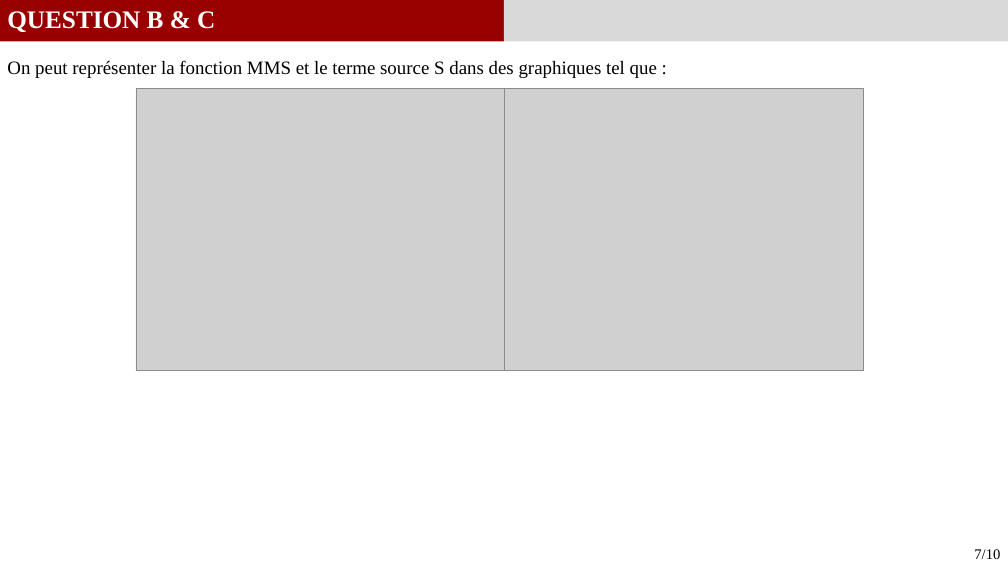
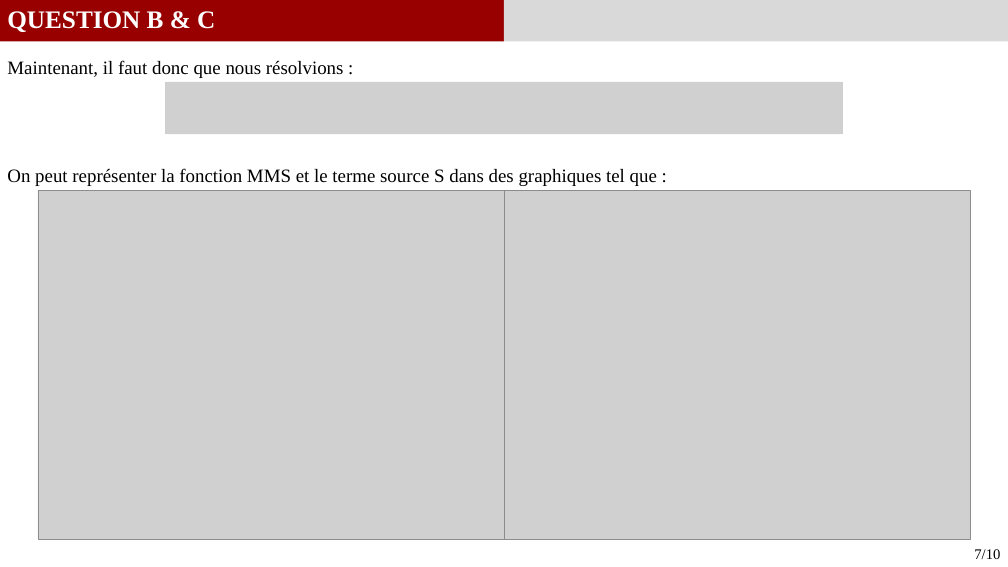
Before and after one commit to GauthierBRUNEL/MEC8211_devoir_2, a slide deck: slide 7 of doc/Rapport_Devoir2.pptx. Drawn at 1008x567 pixels with LibreOffice and Linux fonts; fonts in the diff are those of the drawing; grey boxes stand for pictures. Boxes give left, top, right and bottom in pixels: in the first picture for what was removed or moved away, otherwise in the second. Text is boxed around its words. In the diff, an @@ line names an element or a change of style, - is before the commit and + after.

Commit message:
MAJ Scipt & PP
Bon normalement, Euler et CN fonctionne bien maintenant (correction bug)
Après pour la MM, il y a des diff entre ce qui est attendu et ce qui est obtenue. Donc soit c'est normale, soit soucis au niveau de l'implémentation de la MMS au script (mais en tout cas la résolution est pour sur bonne)
Reste à voir ça, ce qui amènera à la quesiton D

```diff
--- a/doc/Rapport_Devoir2.pptx
+++ b/doc/Rapport_Devoir2.pptx
@@ text at <box>7,60,344,78</box>: text changed @@
-On peut représenter la fonction MMS et le terme source S dans des graphiques tel que :
+Maintenant, il faut donc que nous résolvions :
@@ picture removed at <box>136,88,504,371</box> @@
@@ picture added at <box>165,82,843,134</box> @@
@@ picture removed at <box>504,88,864,371</box> @@
@@ text added at <box>7,168,657,186</box>, 18 pt, text #000000 @@
+On peut représenter la fonction MMS et le terme source S dans des graphiques tel que :
@@ picture added at <box>38,190,504,539</box> @@
@@ picture added at <box>504,190,970,539</box> @@
```
Also in this commit, not shown: 3 other slides changed, 8 other files.
